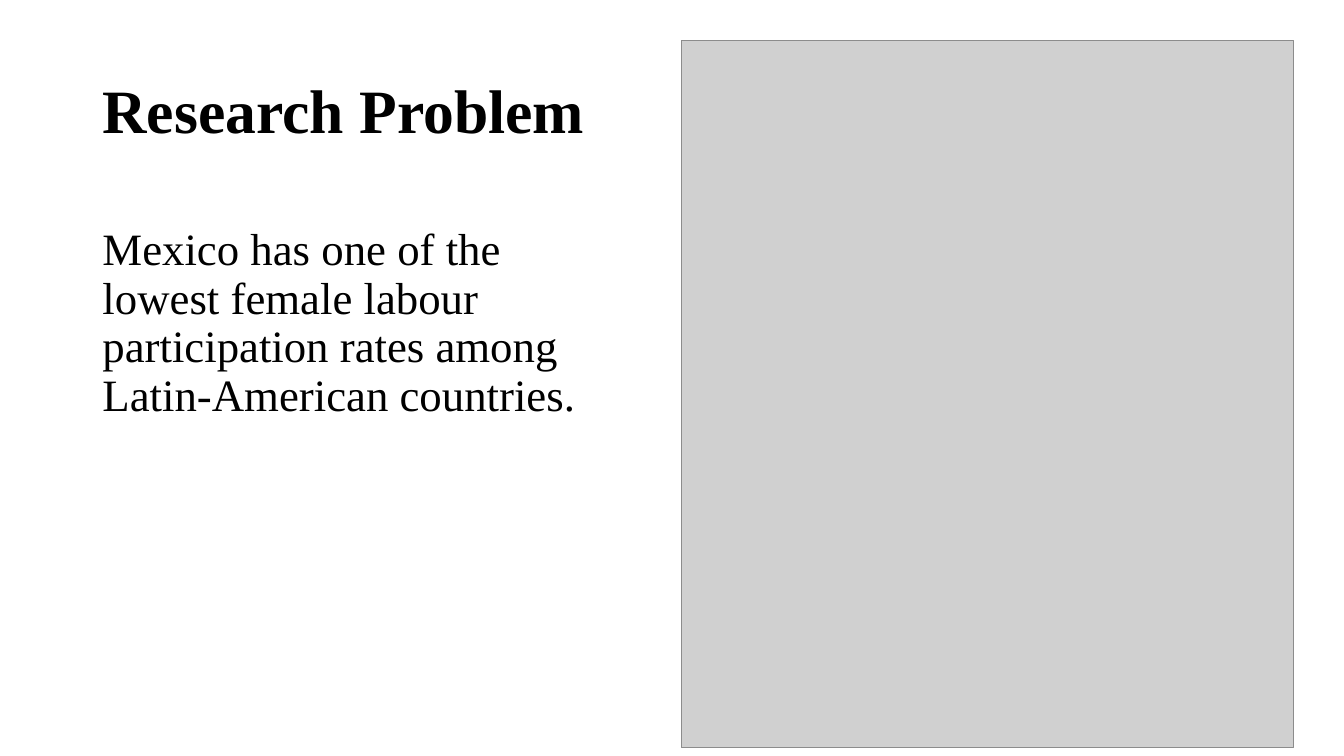
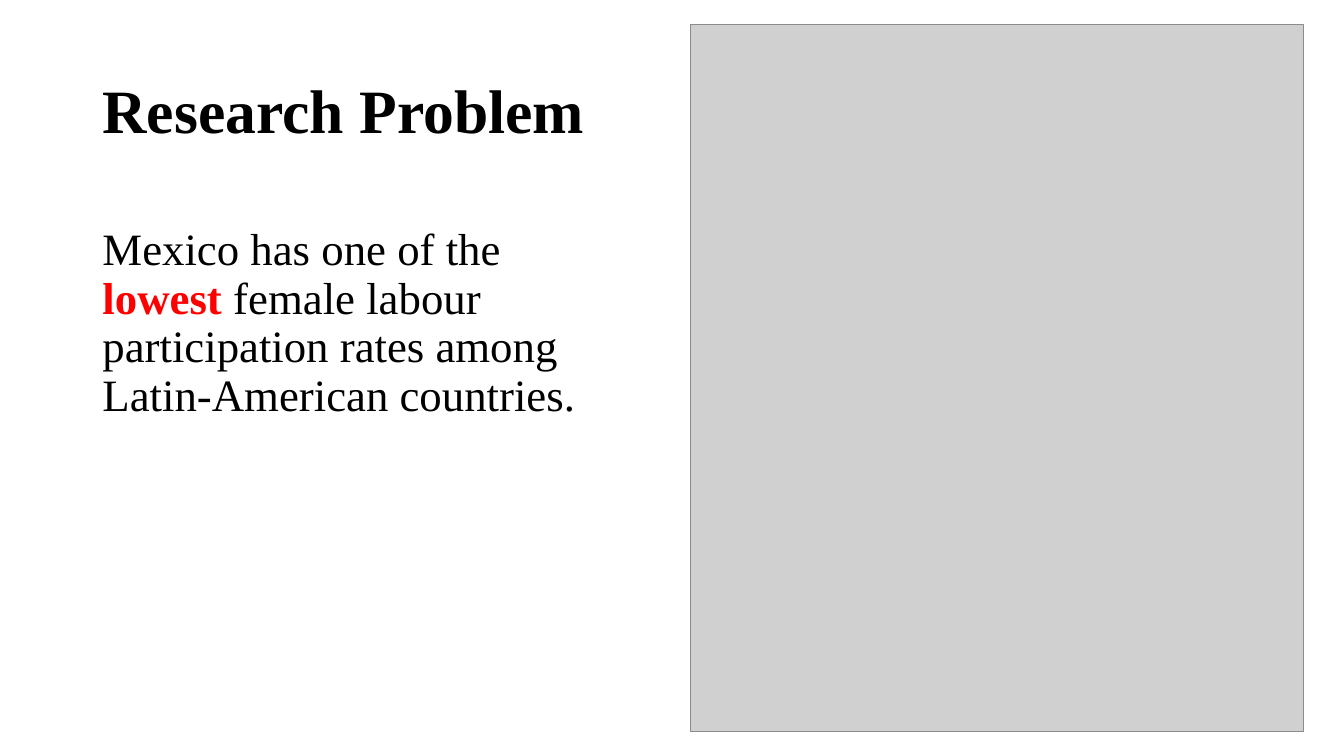
Before and after one commit to ilopezmoreno/Chapter1-PhDthesis, a slide deck: slide 3 of Slides. Chapter1-PhDthesis.pptx (slide 2 before the commit). Drawn at 1344x756 pixels with LibreOffice and Linux fonts; fonts in the diff are those of the drawing; grey boxes stand for pictures. Boxes give left, top, right and bottom in pixels: in the first picture for what was removed or moved away, otherwise in the second. Text is boxed around its words. In the diff, an @@ line names an element or a change of style, - is before the commit and + after.

```diff
--- a/Slides. Chapter1-PhDthesis.pptx
+++ b/Slides. Chapter1-PhDthesis.pptx
@@ picture: place and size @@
-picture at (682,40,1295,748)
+picture at (691,24,1304,732)
@@ text "Mexico has one of the ..." at (102,233,575,412): text colour #000000 to #FF0000, bold on in "lowest" @@
```
Also in this commit, not shown: 8 other slides changed, 55 slides added, 6 slides removed, 5 other files.
